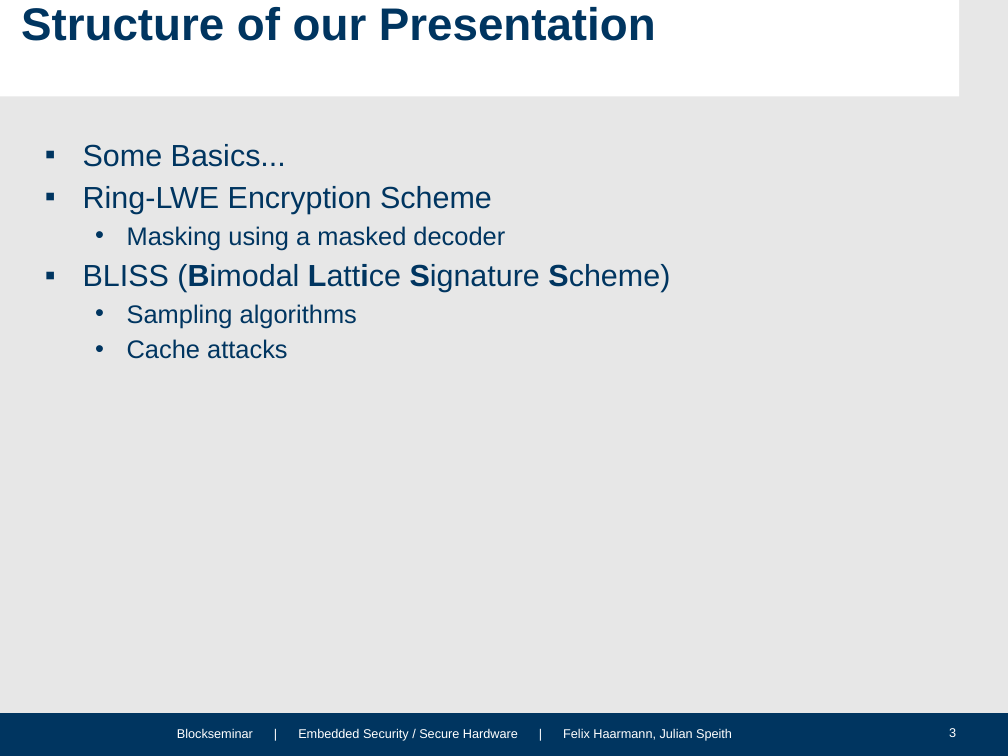
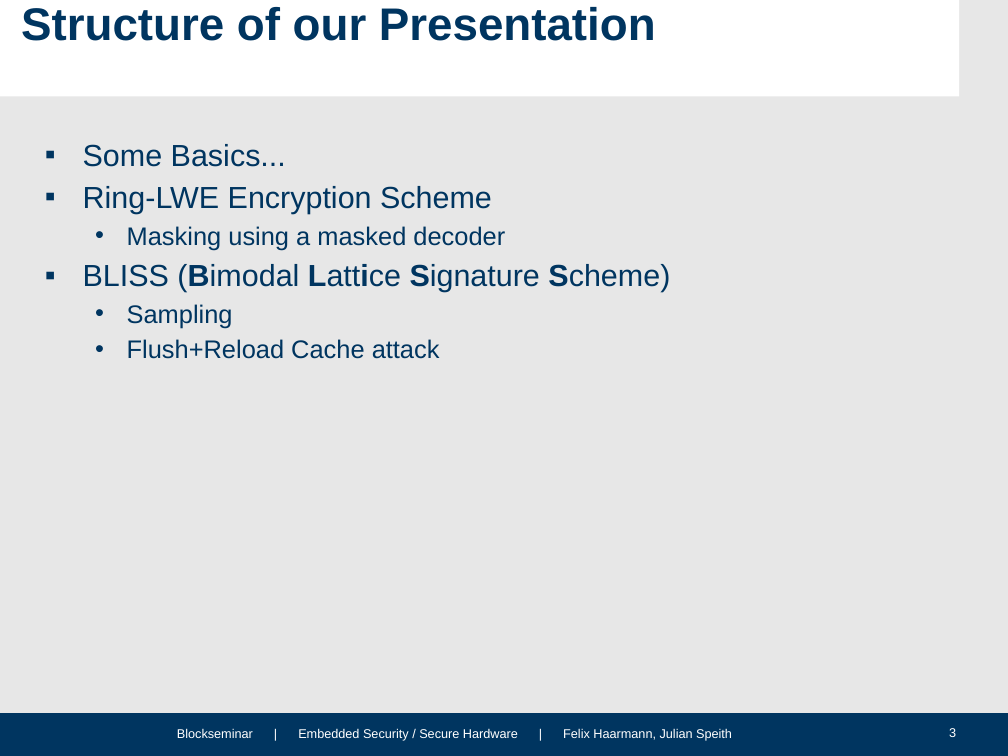
Before and after one commit to HFelixA/emsecseminar, a slide deck: slide 3 of presentation/Julian.pptx. Drawn at 1008x756 pixels with LibreOffice and Linux fonts; fonts in the diff are those of the drawing; background and template pictures are left out. Boxes give left, top, right and bottom in pixels: in the first picture for what was removed or moved away, otherwise in the second. Text is boxed around its words. In the diff, an @@ line names an element or a change of style, - is before the commit and + after.

```diff
--- a/presentation/Julian.pptx
+++ b/presentation/Julian.pptx
@@ text at [127,304,440,359]: text changed @@
-  • Sampling algorithms
-  • Cache attacks
+  • Sampling
+  • Flush+Reload Cache attack
```
Also in this commit, not shown: 1 other slide changed, 7 slides added, 1 other file.
